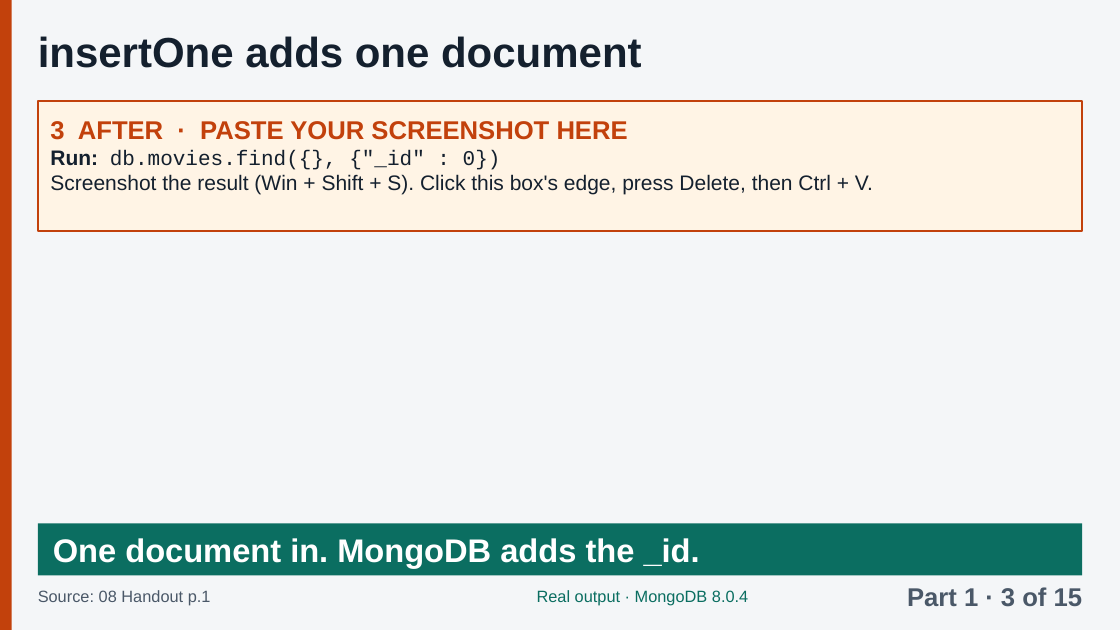
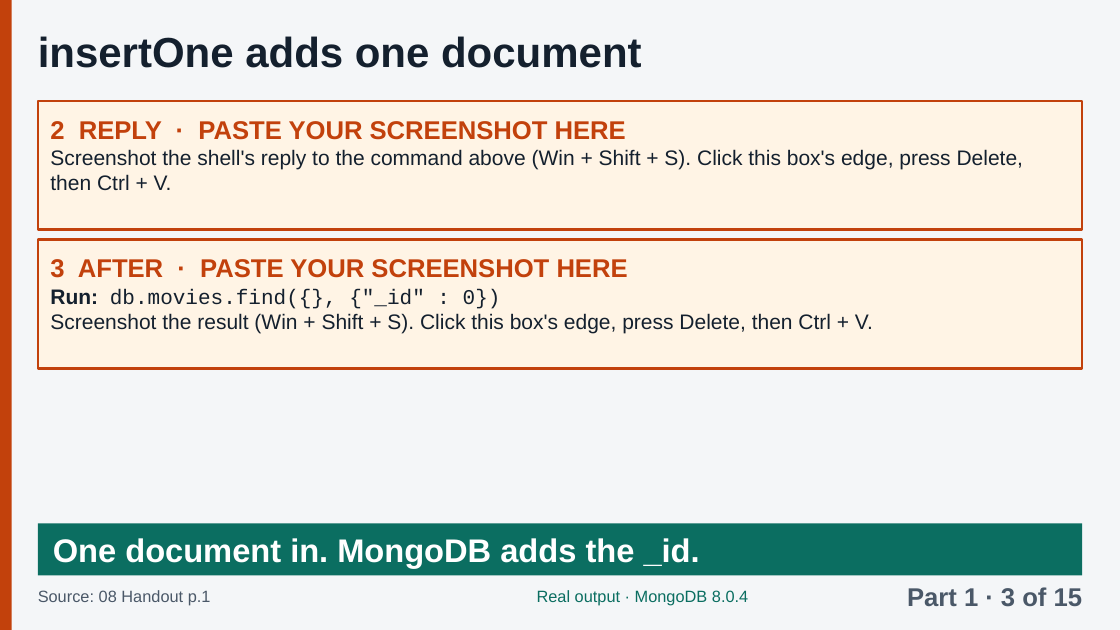
Before and after one commit to Tiredicey/ADBS, a slide deck: slide 6 of 02_GROUP_DECK/ADBS_GROUP_DECK.pptx. Drawn at 1120x630 pixels with LibreOffice and Linux fonts; fonts in the diff are those of the drawing. Boxes give left, top, right and bottom in pixels: in the first picture for what was removed or moved away, otherwise in the second. Text is boxed around its words. In the diff, an @@ line names an element or a change of style, - is before the commit and + after.

```diff
--- a/02_GROUP_DECK/ADBS_GROUP_DECK.pptx
+++ b/02_GROUP_DECK/ADBS_GROUP_DECK.pptx
@@ text in rectangle at [50,121,1023,191]: text changed @@
-3 AFTER · PASTE YOUR SCREENSHOT HERE
-Run: db.movies.find({}, {"_id" : 0})
-Screenshot the result (Win + Shift + S). Click this box's edge, press Delete, then Ctrl + V.
+2 REPLY · PASTE YOUR SCREENSHOT HERE
+Screenshot the shell's reply to the command above (Win + Shift + S). Click this box's edge, press Delete, then Ctrl + V.
@@ rectangle added at [38,239,1082,368], fill #FFF4E5, outline #C2410C 2 pt, 18 pt, text #14202E @@
+3 AFTER · PASTE YOUR SCREENSHOT HERE
+Run: db.movies.find({}, {"_id" : 0})
+Screenshot the result (Win + Shift + S). Click this box's edge, press Delete, then Ctrl + V.
```
Also in this commit, not shown: 51 other slides changed, 2 other files.
